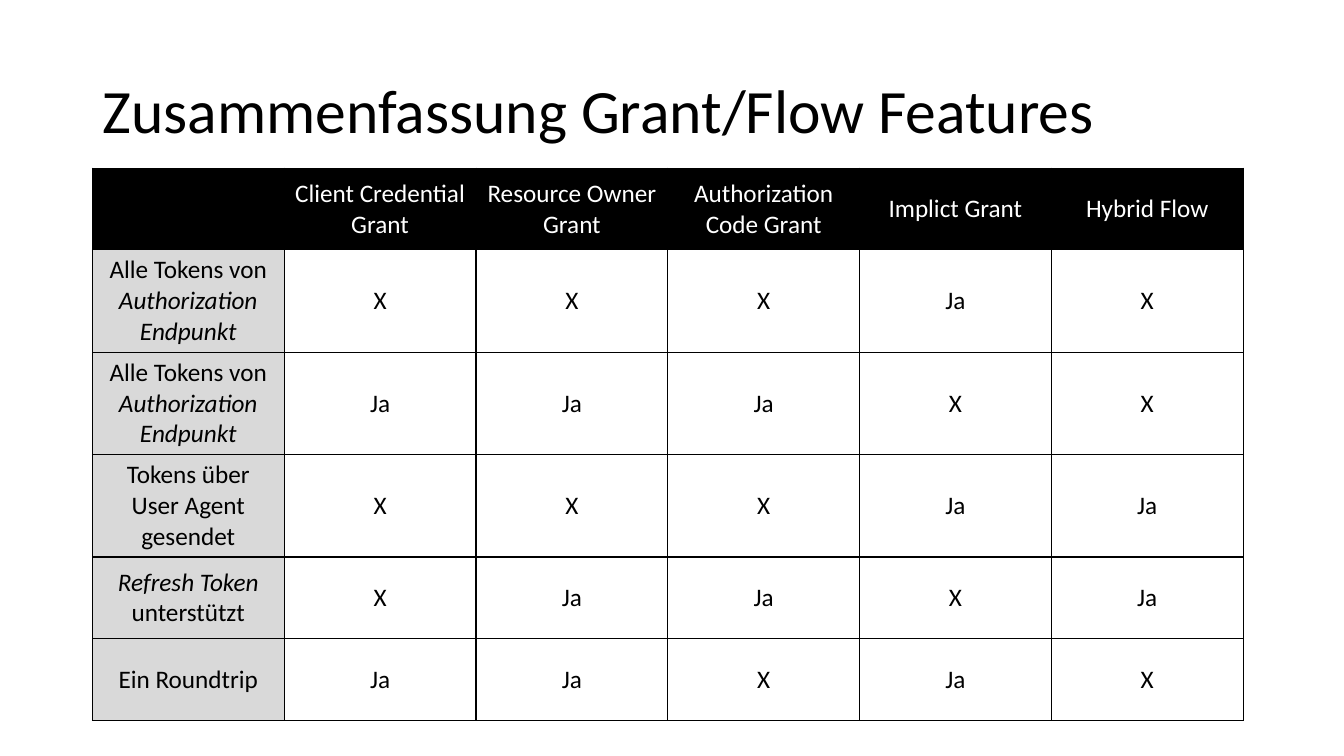
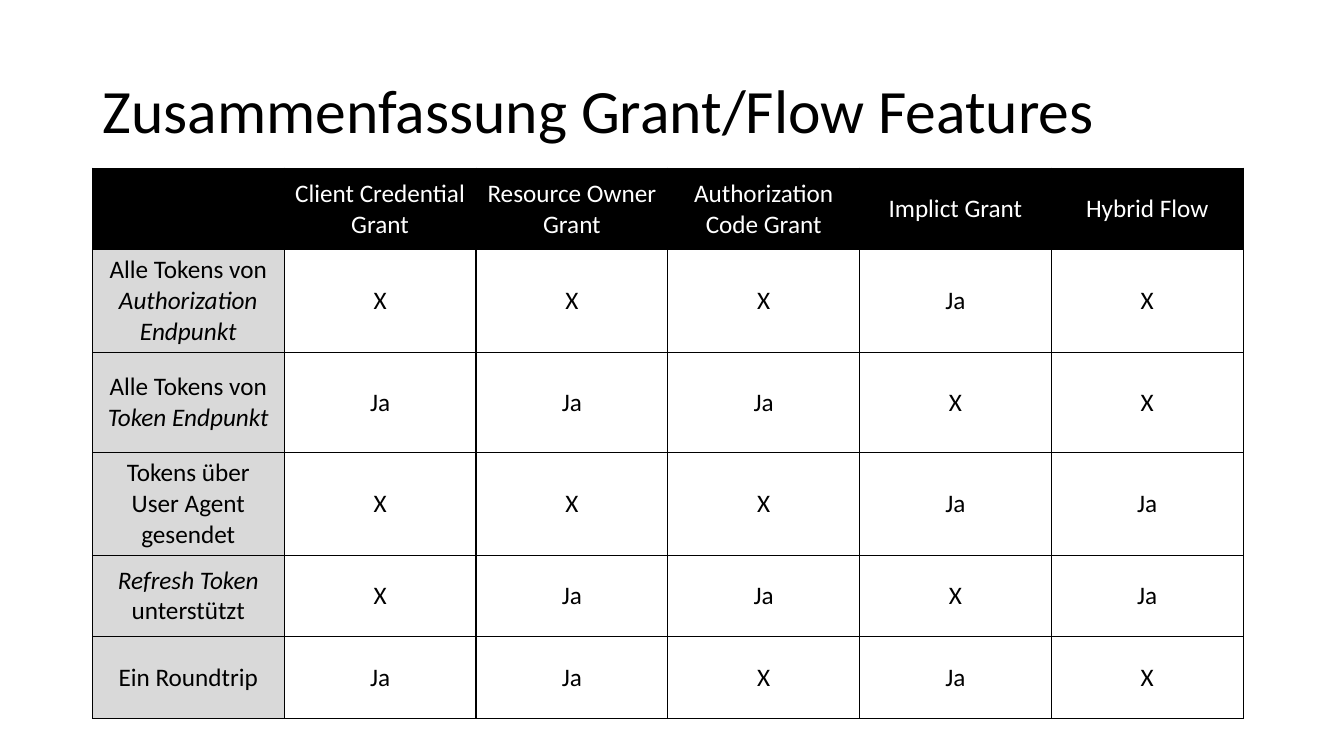
Before and after one commit to danielwagn3r/openid-workshop, a slide deck: slide 39 of OpenID & OAuth.pptx. Drawn at 1344x756 pixels with LibreOffice and Linux fonts; fonts in the diff are those of the drawing. Boxes give left, top, right and bottom in pixels: in the first picture for what was removed or moved away, otherwise in the second. Text is boxed around its words. In the diff, an @@ line names an element or a change of style, - is before the commit and + after.

```diff
--- a/OpenID & OAuth.pptx
+++ b/OpenID & OAuth.pptx
@@ table at [93,168,1242,716] @@
-row 3, column 1: Alle Tokens von Authorization Endpunkt
+row 3, column 1: Alle Tokens von Token Endpunkt
```
Also in this commit, not shown: 20 other slides changed, 1 slide added.
